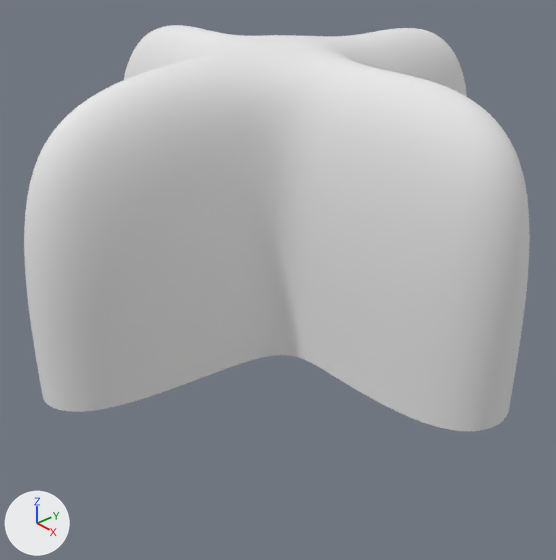
The Blender file Assets/Models/Explosion/explosion.blend: old version first, new version second.
Both versions are drawn from a 50 mm lens placed at (0.987, -0.872, 0.739), pointed at (0.022, -0.032, 0.068). The axes (+X, +Y, +Z) are drawn at lower left. The lights are the same throughout. Mesh edges are drawn as thin lines on the coarser meshes.

Before the edit, the objects in view are built like this:
```python
me_cube = bpy.data.meshes.new('Cube')
me_cube.from_pydata(...)  # 6801 vertices, 6656 faces; spans x -0.5..0.5, y -0.498..0.502, z 0.0..0.5
me_cube.polygons.foreach_set('use_smooth', [True] * 6656)
me_cube.materials.append(mat_explosion)  # white #e7e7e7
ob_explosion = bpy.data.objects.new('Explosion', me_cube)
ob_explosion.location = (0.0, 0.0, 0.0)
```
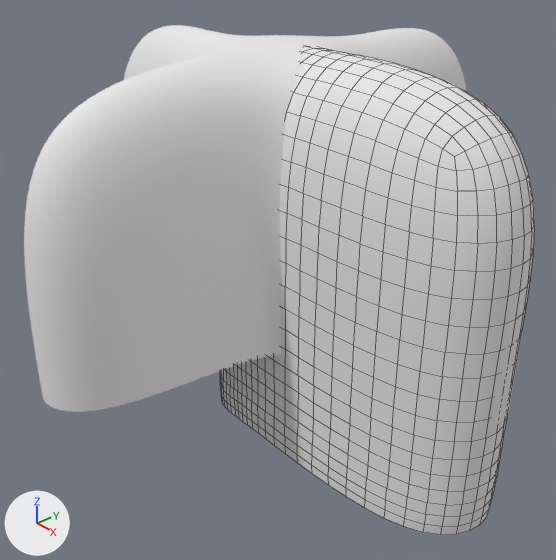
Commit message: split explosion into four
one explosion consists of four
directional explosions

The change, as a diff of the scene's bpy script:
```diff
--- a/Assets/Models/Explosion/explosion.blend.py
+++ b/Assets/Models/Explosion/explosion.blend.py
@@ me_cube_001 @@
+me_cube_001.from_pydata(...)  # 1441 vertices, 1408 faces; spans x -0.095..0.497, y -0.127..0.127, z -0.214..0.495
+me_cube_001.polygons.foreach_set('use_smooth', [True] * 1408)
+me_cube_001.materials.append(mat_explosion)  # white #e7e7e7
@@ ob_explosion_x @@
+ob_explosion_x = bpy.data.objects.new('Explosion_X', me_cube_001)
+ob_explosion_x.location = (0.0, 0.0, 0.0)
```

Location of each change, (x1, y1, x2, y2) in pixels of the pictures (556 x 560 px):
'Explosion_X', added: after (220, 47, 534, 535)
